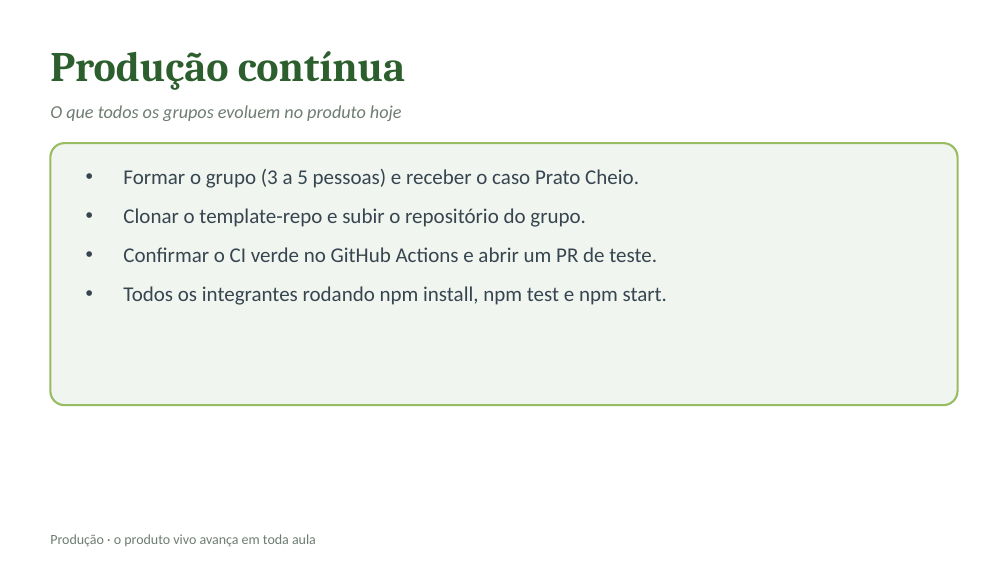
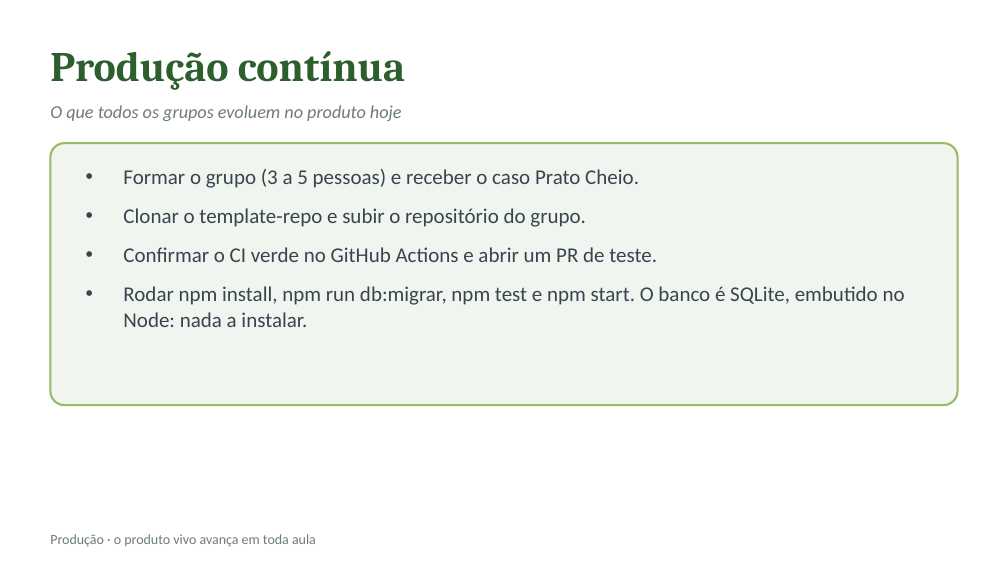
Before and after one commit to CatolicaSC-EngSoft/g1126-analise-projeto-desenvolvimento-agil-alunos, a slide deck: slide 23 of slides/aula-01-abertura-papel-da-analise.pptx. Drawn at 1008x567 pixels with LibreOffice and Linux fonts; fonts in the diff are those of the drawing. Boxes give left, top, right and bottom in pixels: in the first picture for what was removed or moved away, otherwise in the second. Text is boxed around its words. In the diff, an @@ line names an element or a change of style, - is before the commit and + after.

Commit message:
Reorganiza em dois repositórios; SQLite na U1 com refatoração para PostgreSQL na U3

```diff
--- a/slides/aula-01-abertura-papel-da-analise.pptx
+++ b/slides/aula-01-abertura-papel-da-analise.pptx
@@ text at (123, 286, 905, 327): text changed @@
-• Todos os integrantes rodando npm install, npm test e npm start.
+• Rodar npm install, npm run db:migrar, npm test e npm start. O banco é SQLite, embutido no Node: nada a instalar.
```
Also in this commit, not shown: 41 other files.
